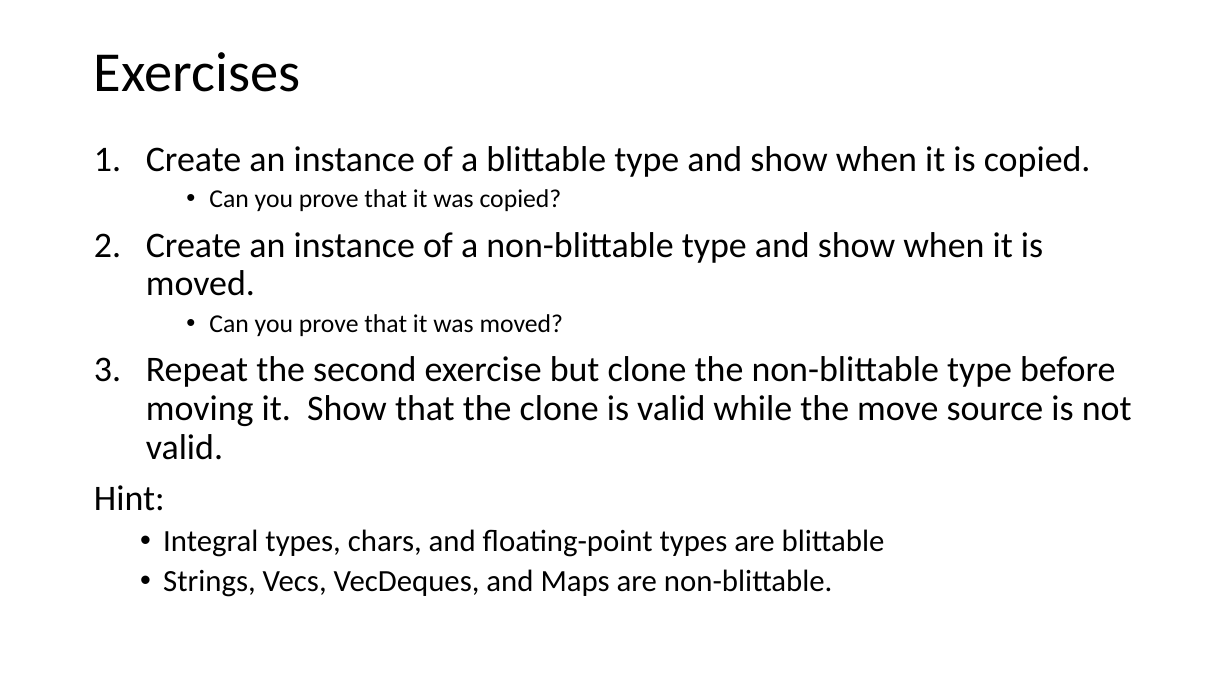
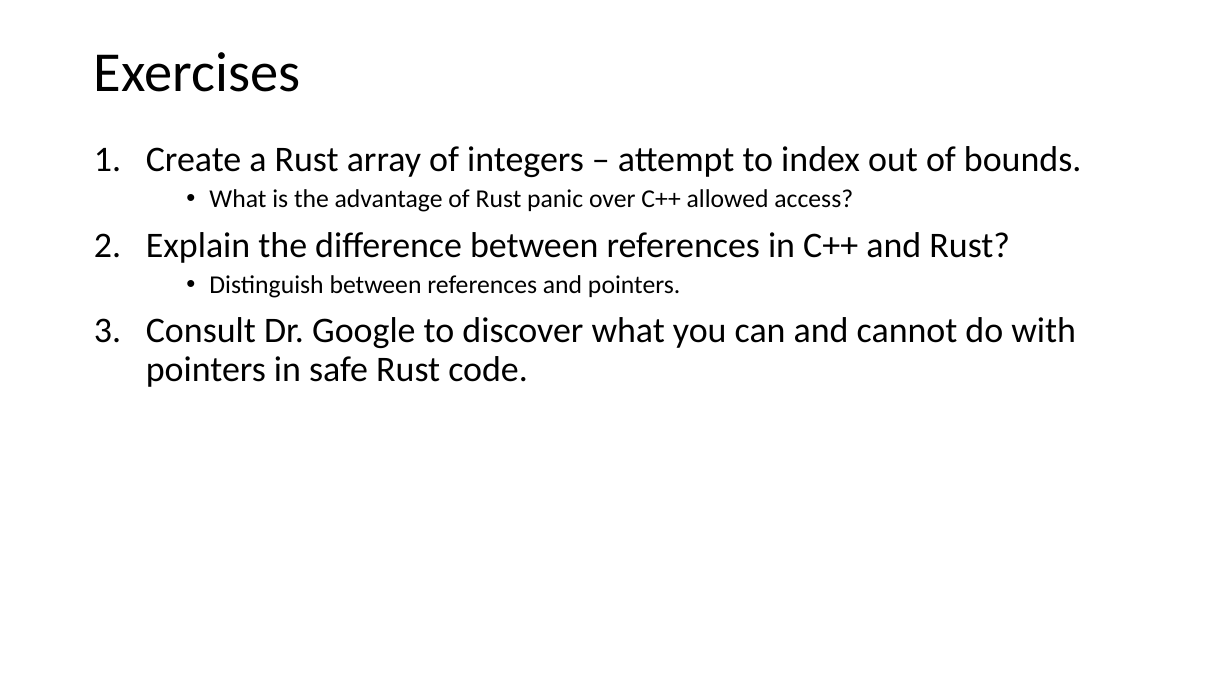
Before and after one commit to JimFawcett/JimFawcett.github.io, a slide deck: slide 10 of Resources/ConsumingRustBite2.pptx (slide 8 before the commit). Drawn at 1232x693 pixels with LibreOffice and Linux fonts; fonts in the diff are those of the drawing. Boxes give left, top, right and bottom in pixels: in the first picture for what was removed or moved away, otherwise in the second. Text is boxed around its words. In the diff, an @@ line names an element or a change of style, - is before the commit and + after.

```diff
--- a/Resources/ConsumingRustBite2.pptx
+++ b/Resources/ConsumingRustBite2.pptx
@@ text at [146, 146, 1081, 387]: text changed @@
-1. Create an instance of a blittable type and show when it is copied.
-    • Can you prove that it was copied?
-2. Create an instance of a non-blittable type and show when it is moved.
-    • Can you prove that it was moved?
-3. Repeat the second exercise but clone the non-blittable type before moving it. Show that the clone is valid while the move source is not valid.
-Hint:
-  • Integral types, chars, and floating-point types are blittable
-  • Strings, Vecs, VecDeques, and Maps are non-blittable.
+1. Create a Rust array of integers – attempt to index out of bounds.
+    • What is the advantage of Rust panic over C++ allowed access?
+2. Explain the difference between references in C++ and Rust?
+    • Distinguish between references and pointers.
+3. Consult Dr. Google to discover what you can and cannot do with pointers in safe Rust code.
```
Also in this commit, not shown: 2 other slides changed, 7 slides added, 5 slides removed, 1 other file.
